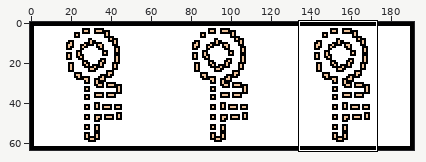
A pixel-art file gets an edit: Resources/Sprite/Item/KeyList.aseprite. The picture above shows the old version from afar; the outline marks the close-up.
Close-up. Old version:
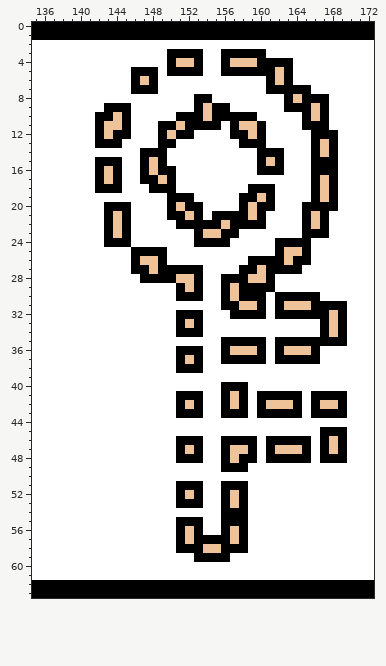
192x64 pixels, 1 frame. Shown: x 135..172, y 0..63.
Now the later version:
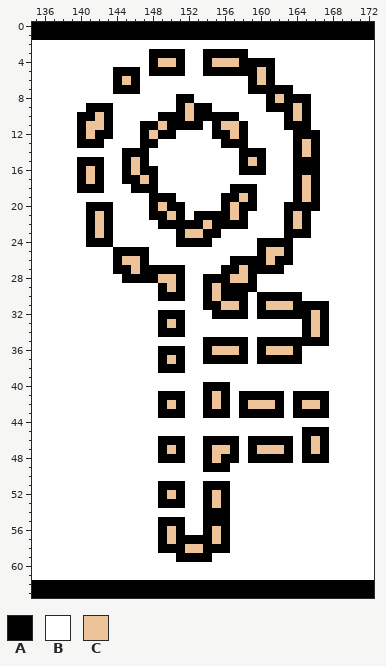
Palette (. is transparent): A #000000  B #ffffff  C #eec39a
What changed:
Changed rows in their new state; - is an unchanged pixel.
Layer "Layer 2":
first column x 140:
 3 --------AA--BBAA---BB---------
 4 --------ACCABBACC-AA--BB------
 5 ----AA-B-A--BBAA----C-BB------
 6 ----AC-BB----------AC-BB------
 7 ----AA-BB----------AA---BB----
 8 -----------AABB------AC-A-BB--
 9 -AA-BB-----AC-ABB----AA-C-BB--
10 AAC-BB---AA-C-A---BB---AC-BB--
11 ACCABB-AAC-A--B-CCABB--AA-BB--
12 AC-ABB-AC-ABB--AAC-BB---AA-BB-
13 AA-BB--AABB-----AA-BB---AC-BB-
14 -----AA-BB--------AA-BB-AC-BB-
15 AA-BBAC-BB--------AC-BB-AA-BB-
16 AC-BBAC-ABB-------AA-BB-AA-BB-
17 AC-BBAAC-BB-------------AC-BB-
18 AA-BB-AA-BB------AA-BB--AC-BB-
19 --------AA-BB---AAC-BB--AC-BB-
20 -AA-BB--AC-ABB--AC-ABB-AA--BB-
21 -AC-BB--AAC-B-A--C-BB--AC-BB--
22 -AC-BB---AA---C-A--BB--AC-BB--
23 -AC-BB-----ACCAABB-----AA-BB--
24 -AA-BB-----AA--BB---AA--BB----
25 ----AA--BB----------ACCABB----
26 ----ACCABB-------AA--C-ABB----
27 ----AAC-A---BB--AAC-A--BB-----
28 -----AA--CCABBAA-CCABB--------
29 ---------AC-BBAC-A--BB--------
30 ---------AA-BBAC-A-B-A---BB---
31 --------------AACCAB-CC-AA--BB
32 ---------AA-BB-AA--B-A----C-BB
33 ---------AC-BB-----------AC-BB
34 ---------AA-BB-----------AC-BB
35 --------------AA---B-A------BB
36 ---------AA-BBACC-AB-CC-ABB---
37 ---------AC-BBAA---B-A---BB---
38 ---------AA-BB----------------
40 --------------AA-BB-----------
41 ---------AA-BBAC-B-A---B-A--BB
42 ---------AC-BBAC-B-CC-AB-CCABB
43 ---------AA-BBAA-B-A---B-A--BB
45 -------------------------AA-BB
46 ---------AA-BBAA--B-A---B-C-BB
47 ---------AC-BBACCAB-CC-AB-C-BB
48 ---------AA-BBAC-AB-A---B-A-BB
49 --------------AA-BB-----------
51 ---------AA-BBAA-BB-----------
52 ---------AC-BBAC-BB-----------
53 ---------AA-BBAC-BB-----------
54 --------------AA-BB-----------
55 ---------AA-BBAA-BB-----------
56 ---------AC-BBAC-BB-----------
57 ---------AC-A--C-BB-----------
58 ---------AA-CCAA-BB-----------
59 -----------AA--BB-------------
